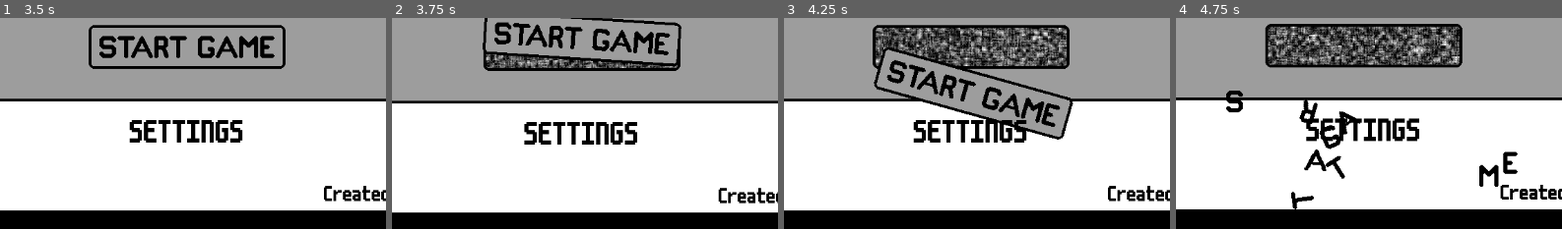
Above: before the commit, frames 1-4 (left to right).
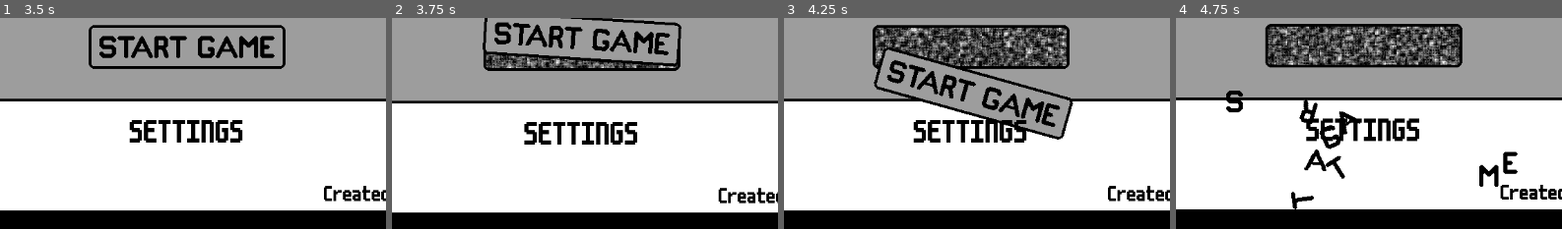
Above: after the commit, the same moments.

Repository: conor-wilson/secret-sapphire
Game: Godot game, scene res://scenes/main.tscn
Same seed, same stepped clock (60 frames per second), same inputs: the game is played once before the commit and once after it.
Inputs (mouse positions are % of the whole screen's width and height, from its top left):
- Up to frame 1 (3.5 s): tap Enter at 0.5 s; move the mouse to (49, 38) at 0.52 s; click (49, 38) at 0.6 s; click "SETTINGS" at 1.25 s; click "BACK" at 2 s; tap Space at 2.75 s; move the mouse to (49, 38) at 2.77 s; click (49, 38) at 2.85 s
- Up to frame 2 (3.75 s): tap Enter at 3.5 s; move the mouse to (49, 56) at 3.52 s; click (49, 56) at 3.6 s
- Up to frame 3 (4.25 s): no input
- Up to frame 4 (4.75 s): move the mouse to (6, 11) at 4.27 s; click (6, 11) at 4.35 s
The pictures show only the part of the screen within x 25-75%, y 49-99%; the shares and areas given below are measured in that part.

Frame 1 is identical in both runs. In frame 2, 1.2% of the frame differs, in the area x 24-74%, y 17-24%; in frame 3, 5.4%; in frame 4, 6.1%, in the area x 23-74%, y 3-23%.

Commit message:
Refactored help bot to turn into hell bot when freed

Diff:
--- a/let-me-play/scenes/help_bot.gd
+++ b/let-me-play/scenes/help_bot.gd
@@ -2,15 +2,13 @@
 
 @export var speed:float = 25
 @export var target_markers:Array[Marker2D]
-
+const HELL_BOT_SHEET = preload("res://assets/art/HellBot-Sheet.png")
 
 var target:Marker2D
 @onready var blink_length:float = $Sprite2D/AnimationPlayer.get_animation("help_bot_idle").length
 
 # Called when the node enters the scene tree for the first time.
 func _ready() -> void:
-
-
 
 	if target_markers.size() == 0:
 
@@ -47,3 +45,7 @@
 	await get_tree().create_timer(blink_length).timeout
 	$Sprite2D/AnimationPlayer.play("RESET")
 	$BlinkTimer.start(randf_range(0.0, 5.0))
+
+
+func hellify():
+	$Sprite2D.texture = HELL_BOT_SHEET
--- a/let-me-play/scenes/secret_settings_menu.gd
+++ b/let-me-play/scenes/secret_settings_menu.gd
@@ -1,10 +1,14 @@
 extends Node2D
+
+# TODO: Add a bunch of dialogue that explains what's going on...
 
 signal shake_screen(strength:float, fade:float)
 
 func free_help_bot():
 	shake_screen.emit(5,5)
 	_detatch_element_if_exists("Cage", 1)
+	await get_tree().create_timer(2.5).timeout
+	$HelpBot.hellify()
 
 # TODO: This is a duplicate of the same function in main_menu.gd. Deduplicate
 # this.
Binary file added: let-me-play/assets/art/HellBot-Sheet.png
Not shown, added: let-me-play/assets/art/HellBot-Sheet.png.import
Not shown, added: aseprite/HellBot.aseprite
Not shown, changed: aseprite/Lock.aseprite
